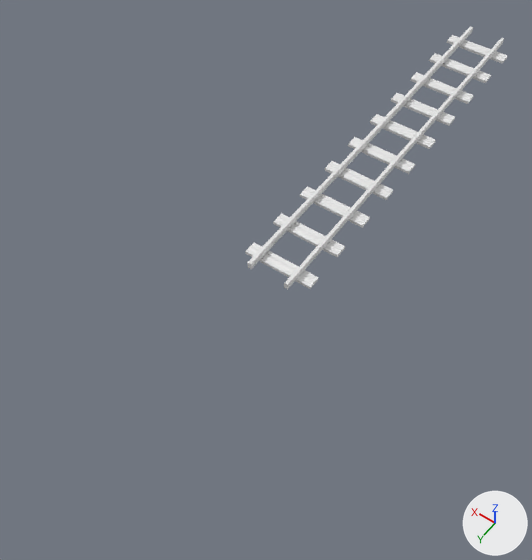
One commit to the Blender file Assets/Models/LowPoly/Mine/Track1.blend: the scene before it, then after it.
Both versions are drawn from a camera (50 mm lens) standing at (-11.1, 35.9, 24.7) and looking at (0.8, 19.2, -1.5). Lighting does not change. The marker at lower right points along +X, +Y and +Z.
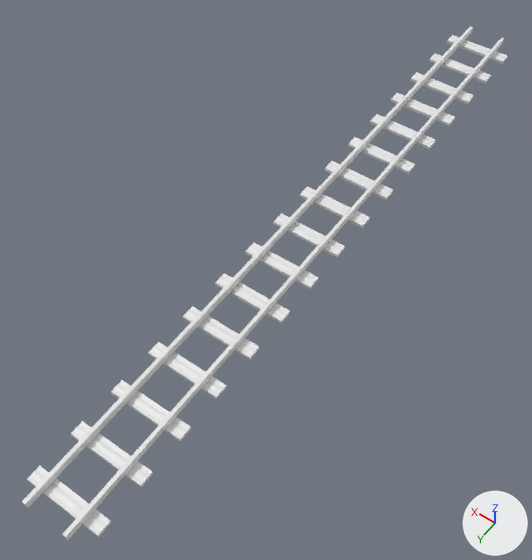
What differs and where, as boxes (x1, y1, x2, y2) in the pictures (532 x 560 px):
```json
{"object": "Cube.000", "change": "modifiers changed", "before": [245, 26, 507, 290], "after": [22, 26, 507, 541], "on screen": "85% wider, 95% taller"}
```

Edits to the scene script, one JSON object a line:
```json
{"block": "ob_cube_000", "where": "_m = ob_cube_000.modifiers.new('Array', 'ARRAY')"}
{"op": "set", "path": "_m.count", "old": "10", "new": "16"}
```
